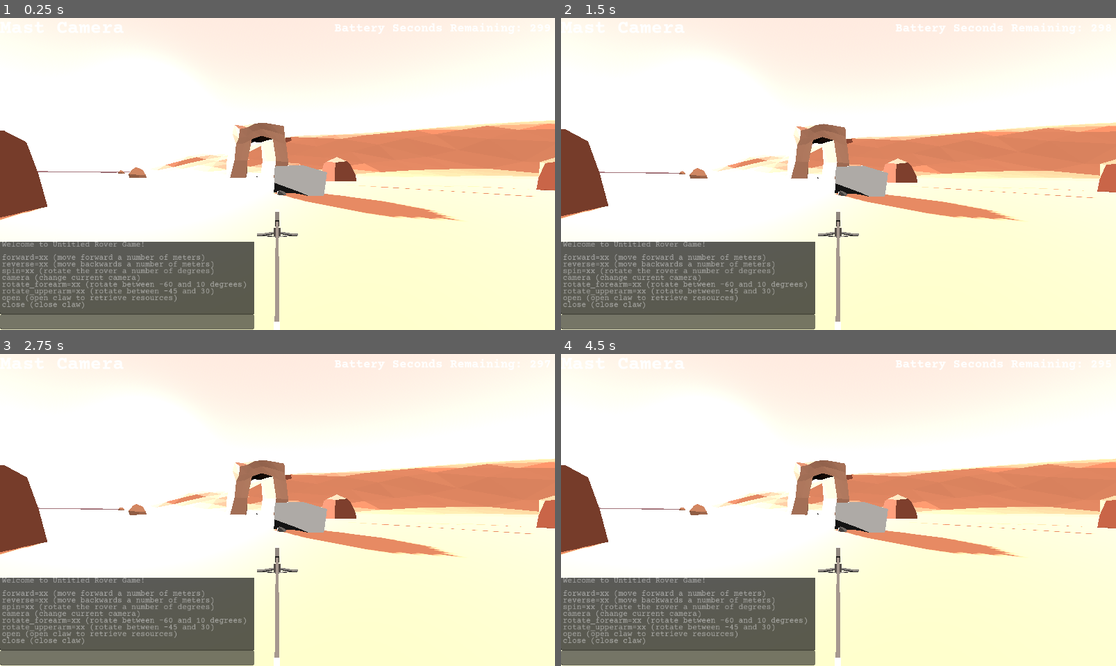
Above: before the commit, frames 1-4 (two rows, left to right).
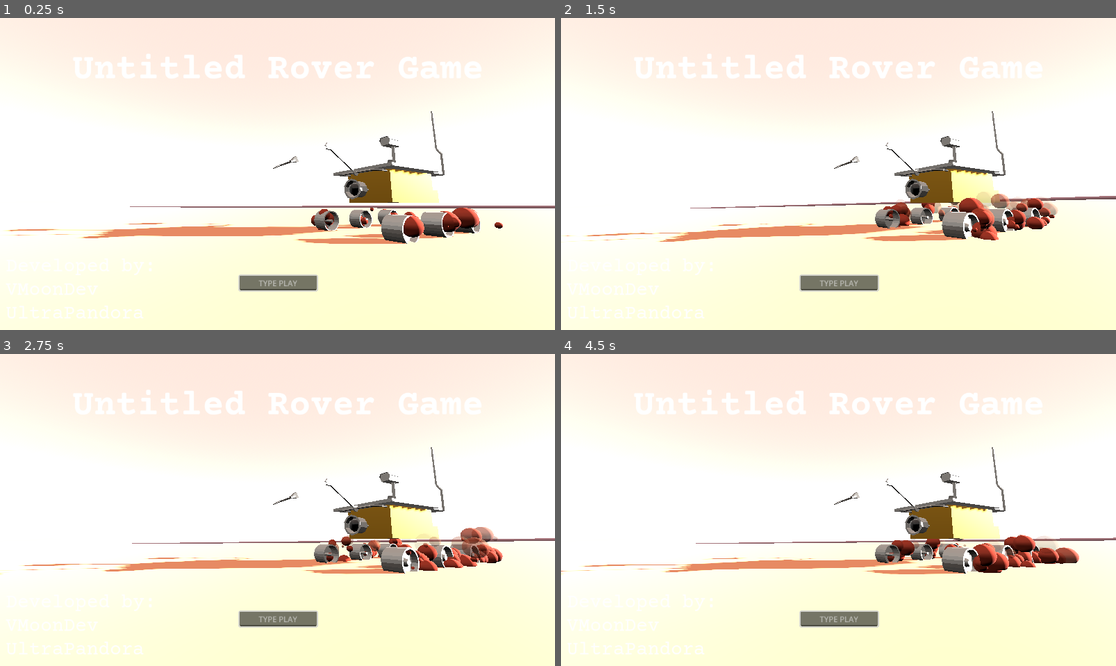
Above: after the commit, the same moments.

Repository: PandorasGit/RoverGame
Game: Godot game, scene res://MainMenu.tscn
Two runs of this game, one before a commit and one after it. Both use one fixed random seed, a clock stepped at 60 frames per second and the inputs below. Before the commit the project starts from res://DevRoom.tscn.
Inputs:
- Up to frame 1 (0.25 s): no input
- Up to frame 2 (1.5 s): no input
- Up to frame 3 (2.75 s): no input
- Up to frame 4 (4.5 s): no input

The runs differ from the first frame. In frame 1, 35% of the frame differs, in the area x 0-100%, y 1-100%; in frame 2, 34%; in frame 3, 34%; in frame 4, 34%.

Commit message:
Add main menu

Diff:
--- /dev/null
+++ b/project/MainMenu.gd
@@ -0,0 +1,19 @@
+extends Node3D
+
+
+# Called when the node enters the scene tree for the first time.
+func _ready():
+	$Control/LineEdit.grab_focus()
+	$rover.forward(100000)
+
+
+# Called every frame. 'delta' is the elapsed time since the previous frame.
+func _process(delta):
+	pass
+
+
+func _on_line_edit_text_submitted(new_text):
+	if $Control/LineEdit.text == "play":
+		get_tree().change_scene_to_file("res://DevRoom.tscn")
+	else:
+		$Control/LineEdit.clear()
--- /dev/null
+++ b/project/MainMenu.tscn
@@ -0,0 +1,138 @@
+[gd_scene load_steps=7 format=3 uid="uid://dh75akpwgsqh3"]
+
+[ext_resource type="FontFile" uid="uid://lr4bpxytotqj" path="res://common/CourierPrime-Bold.ttf" id="1_0ohsf"]
+[ext_resource type="Script" path="res://MainMenu.gd" id="1_5w2t0"]
+[ext_resource type="PackedScene" uid="uid://dd745tikdvt8i" path="res://DevRoom.tscn" id="2_ewa1h"]
+[ext_resource type="PackedScene" uid="uid://uq3ixol30lfo" path="res://Rover/rover.tscn" id="3_syu7u"]
+[ext_resource type="FontFile" uid="uid://ca52hre42v2ng" path="res://common/CourierPrime-Regular.ttf" id="3_tsy2h"]
+[ext_resource type="AudioStream" uid="uid://b8srfjwxsf7ro" path="res://space_ambience.ogg" id="5_k8xkv"]
+
+[node name="MainMenu" type="Node3D"]
+script = ExtResource("1_5w2t0")
+
+[node name="Control" type="Control" parent="."]
+layout_mode = 3
+anchors_preset = 0
+offset_right = 1155.0
+offset_bottom = 647.0
+
+[node name="Label" type="Label" parent="Control"]
+layout_mode = 1
+anchors_preset = 8
+anchor_left = 0.5
+anchor_top = 0.5
+anchor_right = 0.5
+anchor_bottom = 0.5
+offset_left = -427.5
+offset_top = -257.5
+offset_right = 427.5
+offset_bottom = -169.5
+grow_horizontal = 2
+grow_vertical = 2
+theme_override_fonts/font = ExtResource("1_0ohsf")
+theme_override_font_sizes/font_size = 75
+text = "Untitled Rover Game"
+
+[node name="LineEdit" type="LineEdit" parent="Control"]
+layout_mode = 1
+anchors_preset = 8
+anchor_left = 0.5
+anchor_top = 0.5
+anchor_right = 0.5
+anchor_bottom = 0.5
+offset_left = -80.5
+offset_top = 211.5
+offset_right = 80.5
+offset_bottom = 242.5
+grow_horizontal = 2
+grow_vertical = 2
+placeholder_text = "TYPE PLAY"
+alignment = 1
+
+[node name="Credits" type="Label" parent="Control"]
+layout_mode = 0
+offset_left = 12.0
+offset_top = 494.0
+offset_right = 324.0
+offset_bottom = 641.0
+theme_override_fonts/font = ExtResource("3_tsy2h")
+theme_override_font_sizes/font_size = 40
+text = "Developed by:
+	VMoonDev
+	UltraPandora"
+
+[node name="DevRoom" parent="." instance=ExtResource("2_ewa1h")]
+
+[node name="console" parent="DevRoom" index="1"]
+visible = false
+
+[node name="rover" parent="DevRoom" index="2"]
+visible = false
+
+[node name="Rocks" parent="DevRoom" index="5"]
+visible = false
+
+[node name="Rock01" parent="DevRoom/Rocks" index="0"]
+visible = false
+
+[node name="Rock02" parent="DevRoom/Rocks" index="1"]
+visible = false
+
+[node name="Rock03" parent="DevRoom/Rocks" index="2"]
+visible = false
+
+[node name="Rock04" parent="DevRoom/Rocks" index="3"]
+visible = false
+
+[node name="Rock05" parent="DevRoom/Rocks" index="4"]
+visible = false
+
+[node name="Rock06" parent="DevRoom/Rocks" index="5"]
+visible = false
+
+[node name="Rock07" parent="DevRoom/Rocks" index="6"]
+visible = false
+
+[node name="Rock08" parent="DevRoom/Rocks" index="7"]
+visible = false
+
+[node name="Rock09" parent="DevRoom/Rocks" index="8"]
+visible = false
+
+[node name="Rockformation" parent="DevRoom" index="6"]
+visible = false
+
+[node name="Music" parent="DevRoom" index="7"]
+autoplay = false
+
+[node name="AmbientWind" parent="DevRoom" index="8"]
+visible = false
+
+[node name="AmbientWind2" parent="DevRoom" index="9"]
+visible = false
+
+[node name="Collectables" parent="DevRoom" index="10"]
+visible = false
+
+[node name="rover" parent="." instance=ExtResource("3_syu7u")]
+transform = Transform3D(-0.482503, 0, -0.875894, 0, 1, 0, 0.875894, 0, -0.482503, -983.706, 1.38988, -847.927)
+
+[node name="Camera3D" type="Camera3D" parent="rover/VehicleBody3D" index="13"]
+transform = Transform3D(-0.470858, -0.129607, -0.872637, 1.49012e-08, 0.98915, -0.146912, 0.882209, -0.0691745, -0.465749, -7.51379, -0.937596, -11.3579)
+current = true
+
+[node name="AudioStreamPlayer" type="AudioStreamPlayer" parent="."]
+stream = ExtResource("5_k8xkv")
+autoplay = true
+
+[connection signal="text_submitted" from="Control/LineEdit" to="." method="_on_line_edit_text_submitted"]
+
+[editable path="DevRoom"]
+[editable path="rover"]
+[editable path="rover/VehicleBody3D/Rovee"]
+[editable path="rover/VehicleBody3D/FrontRight/Rovee_Wheel"]
+[editable path="rover/VehicleBody3D/BackLeft/Rovee_Wheel"]
+[editable path="rover/VehicleBody3D/BackRight/Rovee_Wheel"]
+[editable path="rover/VehicleBody3D/MiddleLeft/Rovee_Wheel"]
+[editable path="rover/VehicleBody3D/MiddleRight/Rovee_Wheel"]
+[editable path="rover/VehicleBody3D/FrontLeft/Rovee_Wheel"]
--- a/project/project.godot
+++ b/project/project.godot
@@ -11,7 +11,7 @@
 [application]
 
 config/name="RoverGame"
-run/main_scene="res://DevRoom.tscn"
+run/main_scene="res://MainMenu.tscn"
 config/features=PackedStringArray("4.0", "Forward Plus")
 config/icon="res://icon.svg"
 
